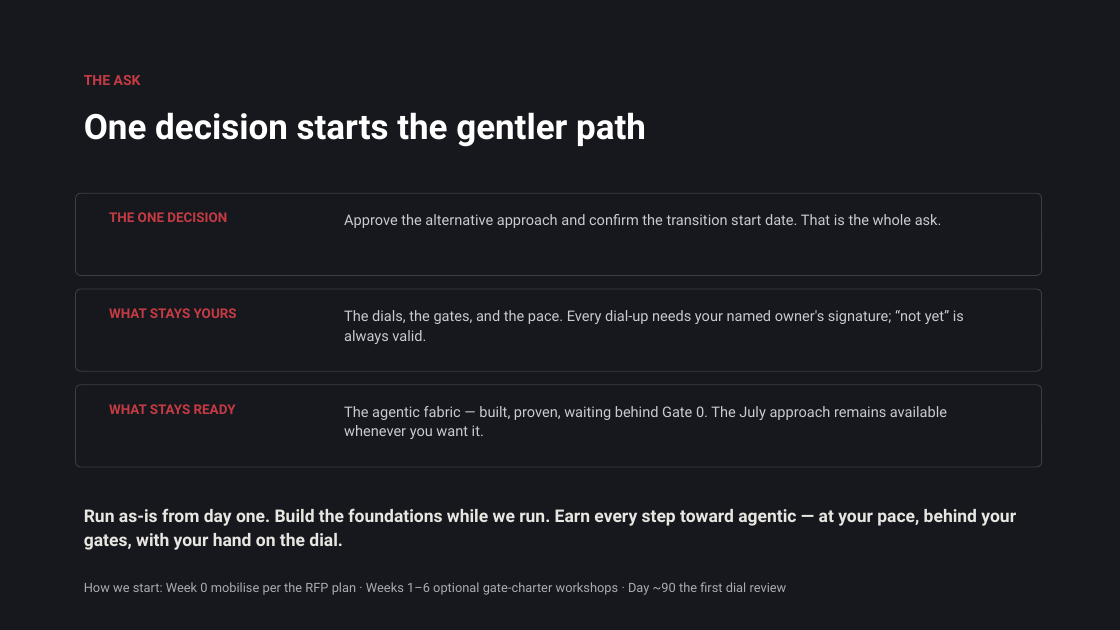
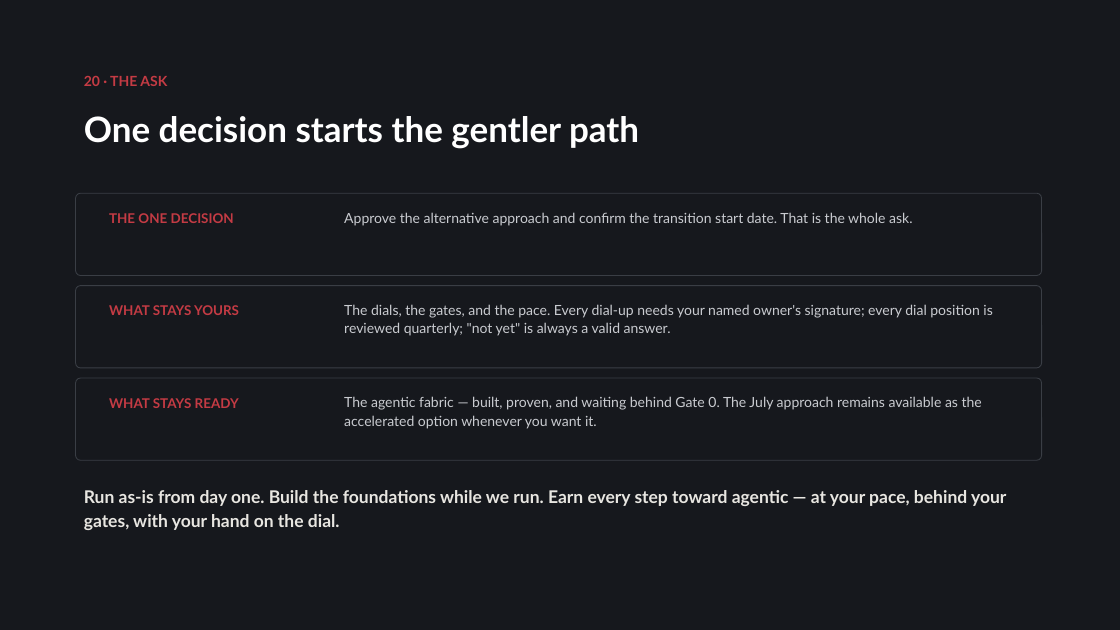
Before and after one commit to opsinghis/pand-tsf, a slide deck: slide 21 of docs/Alternative Approach - Summary.pptx (slide 13 before the commit). Drawn at 1120x630 pixels with LibreOffice and Linux fonts; fonts in the diff are those of the drawing. Boxes give left, top, right and bottom in pixels: in the first picture for what was removed or moved away, otherwise in the second. Text is boxed around its words. In the diff, an @@ line names an element or a change of style, - is before the commit and + after.

```diff
--- a/docs/Alternative Approach - Summary.pptx
+++ b/docs/Alternative Approach - Summary.pptx
@@ text at (84, 76, 167, 86): text changed; font Roboto to Lato @@
-THE ASK
+20 · THE ASK
@@ text "Approve the alternative approach and ..." at (344, 212, 912, 226): size 12.5 to 12 pt, font Roboto to Lato; line spacing 1.12 to 1.1 @@
@@ text at (344, 304, 992, 336): text changed; size 12.5 to 12 pt; font Roboto to Lato @@
-The dials, the gates, and the pace. Every dial-up needs your named owner's signature; “not yet” is always valid.
+The dials, the gates, and the pace. Every dial-up needs your named owner's signature; every dial position is reviewed quarterly; "not yet" is always a valid answer.
@@ rounded rectangle: place and size @@
-rounded rectangle at (76, 385, 1042, 467)
+rounded rectangle at (76, 378, 1042, 460)
@@ font Roboto to Lato; line spacing 1 to 1.06 in 4 elements at (84, 116, 639, 149), (109, 213, 234, 223), (109, 305, 239, 315), (109, 398, 239, 408) @@
@@ text at (344, 396, 982, 429): text changed; size 12.5 to 12 pt; font Roboto to Lato @@
-The agentic fabric — built, proven, waiting behind Gate 0. The July approach remains available whenever you want it.
+The agentic fabric — built, proven, and waiting behind Gate 0. The July approach remains available as the accelerated option whenever you want it.
@@ text "Run as-is from day one. ...": place and size @@
-text "Run as-is from day one. ..." at (84, 508, 1016, 550)
+text "Run as-is from day one. ..." at (84, 490, 1006, 530)
@@ text "Run as-is from day one. ..." at (84, 490, 1006, 530): font Roboto to Lato @@
@@ text removed at (84, 582, 787, 595) @@
-How we start: Week 0 mobilise per the RFP plan · Weeks 1–6 optional gate-charter workshops · Day ~90 the first dial review
```
Also in this commit, not shown: 7 other slides changed, 13 slides added, 5 slides removed, 8 other files.
